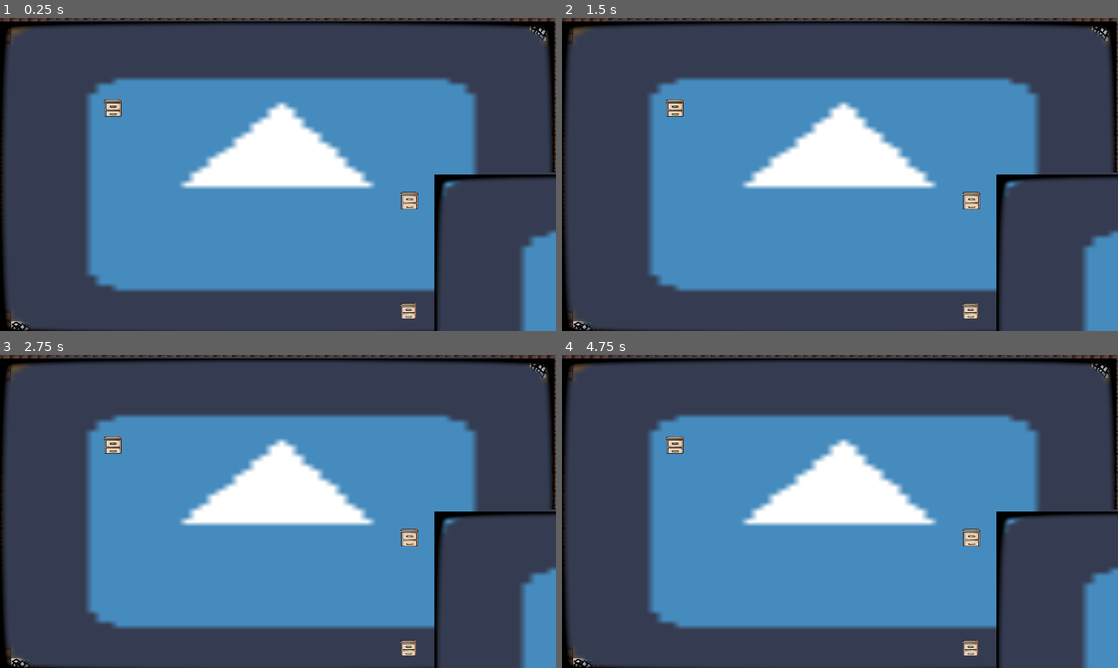
Above: before the commit, frames 1-4 (two rows, left to right).
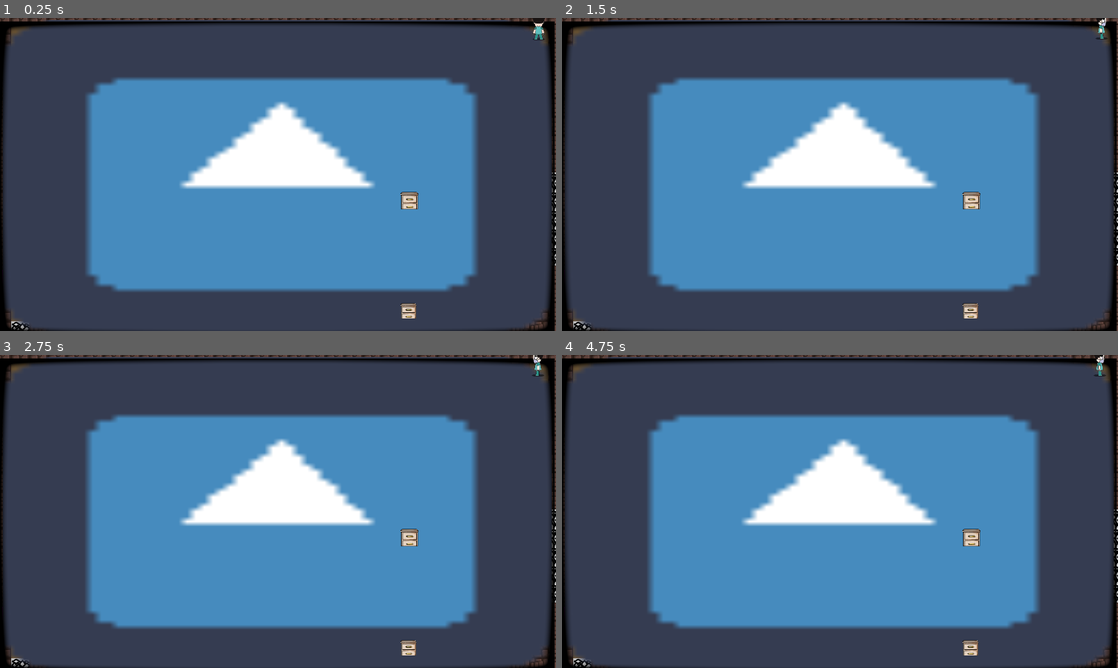
Above: after the commit, the same moments.

Repository: GaEsRaRe/UPCGameJam2018
Game: Godot game, scene res://Scenes/1-7.tscn
Same seed, same stepped clock (60 frames per second), same inputs: the game is played once before the commit and once after it. This scene is started directly instead of the project's main scene. The engine's default icon, where the game draws it, is replaced by a stand-in: a white triangle on a blue panel in a dark square.
Inputs:
- Up to frame 1 (0.25 s): no input
- Up to frame 2 (1.5 s): tap Enter at 0.5 s; hold Right (ui_right) from 0.53 s (still down); tap Up (ui_up) at 0.77 s; tap Space at 1.25 s
- Up to frame 3 (2.75 s): tap Up (ui_up) at 1.52 s; tap Enter at 2 s; release Right (ui_right) at 2.03 s; hold Left (ui_left) from 2.03 s (still down)
- Up to frame 4 (4.75 s): tap Space at 2.75, 4.25 s; release Left (ui_left) at 2.78 s; hold Right (ui_right) 2.78-4.28 s; tap Up (ui_up) at 3.02, 3.77, 4.52 s; tap Enter at 3.5 s; hold Left (ui_left) from 4.28 s (still down)

The runs differ from the first frame. In frame 1, 5.5% of the frame differs, in the area x 18-100%, y 0-100%; in frame 2, 5.5%; in frame 3, 5.5%; in frame 4, 5.5%.

Commit message:
Arreglando sus mierdas

Diff:
--- a/Assets/Player.tscn
+++ b/Assets/Player.tscn
@@ -1,17 +1,17 @@
 [gd_scene load_steps=15 format=2]
 
 [ext_resource path="res://Scripts/player.gd" type="Script" id=1]
-[ext_resource path="res://Sprites/Stand/player_right.png" type="Texture" id=2]
-[ext_resource path="res://Sprites/Stand/player_right_closed.png" type="Texture" id=3]
-[ext_resource path="res://Sprites/Stand/player_left.png" type="Texture" id=4]
-[ext_resource path="res://Sprites/Stand/player_left_closed.png" type="Texture" id=5]
-[ext_resource path="res://Sprites/Stand/player_front.png" type="Texture" id=6]
-[ext_resource path="res://Sprites/Stand/player_down.png" type="Texture" id=7]
-[ext_resource path="res://Sprites/Stand/player_down_closed.png" type="Texture" id=8]
+[ext_resource path="res://Sprites/Stand/player_front.png" type="Texture" id=2]
+[ext_resource path="res://Sprites/Stand/player_right.png" type="Texture" id=3]
+[ext_resource path="res://Sprites/Stand/player_right_closed.png" type="Texture" id=4]
+[ext_resource path="res://Sprites/Stand/player_down.png" type="Texture" id=5]
+[ext_resource path="res://Sprites/Stand/player_down_closed.png" type="Texture" id=6]
+[ext_resource path="res://Sprites/Stand/player_left.png" type="Texture" id=7]
+[ext_resource path="res://Sprites/Stand/player_left_closed.png" type="Texture" id=8]
 [ext_resource path="res://Sprites/Run/running_down.png" type="Texture" id=9]
-[ext_resource path="res://Sprites/Run/running_up.png" type="Texture" id=10]
-[ext_resource path="res://Sprites/Run/running_right.png" type="Texture" id=11]
-[ext_resource path="res://Sprites/Run/running_left.png" type="Texture" id=12]
+[ext_resource path="res://Sprites/Run/running_left.png" type="Texture" id=10]
+[ext_resource path="res://Sprites/Run/running_up.png" type="Texture" id=11]
+[ext_resource path="res://Sprites/Run/running_right.png" type="Texture" id=12]
 
 [sub_resource type="RectangleShape2D" id=1]
 
@@ -21,24 +21,24 @@
 [sub_resource type="SpriteFrames" id=2]
 
 animations = [ {
-"frames": [ ExtResource( 2 ), ExtResource( 2 ), ExtResource( 2 ), ExtResource( 2 ), ExtResource( 2 ), ExtResource( 3 ), ExtResource( 2 ), ExtResource( 2 ), ExtResource( 2 ), ExtResource( 2 ), ExtResource( 2 ), ExtResource( 3 ) ],
+"frames": [ ExtResource( 2 ) ],
+"loop": true,
+"name": "UP",
+"speed": 5.0
+}, {
+"frames": [ ExtResource( 3 ), ExtResource( 3 ), ExtResource( 3 ), ExtResource( 3 ), ExtResource( 3 ), ExtResource( 4 ), ExtResource( 3 ), ExtResource( 3 ), ExtResource( 3 ), ExtResource( 3 ), ExtResource( 3 ), ExtResource( 4 ) ],
 "loop": true,
 "name": "RIGHT",
 "speed": 2.0
 }, {
-"frames": [ ExtResource( 4 ), ExtResource( 4 ), ExtResource( 4 ), ExtResource( 4 ), ExtResource( 4 ), ExtResource( 5 ), ExtResource( 4 ), ExtResource( 4 ), ExtResource( 4 ), ExtResource( 4 ), ExtResource( 4 ), ExtResource( 5 ) ],
+"frames": [ ExtResource( 5 ), ExtResource( 5 ), ExtResource( 5 ), ExtResource( 5 ), ExtResource( 5 ), ExtResource( 6 ), ExtResource( 5 ), ExtResource( 5 ), ExtResource( 5 ), ExtResource( 5 ), ExtResource( 5 ), ExtResource( 6 ) ],
 "loop": true,
-"name": "LEFT",
+"name": "DOWN",
 "speed": 2.0
-}, {
-"frames": [ ExtResource( 6 ) ],
-"loop": true,
-"name": "UP",
-"speed": 5.0
 }, {
 "frames": [ ExtResource( 7 ), ExtResource( 7 ), ExtResource( 7 ), ExtResource( 7 ), ExtResource( 7 ), ExtResource( 8 ), ExtResource( 7 ), ExtResource( 7 ), ExtResource( 7 ), ExtResource( 7 ), ExtResource( 7 ), ExtResource( 8 ) ],
 "loop": true,
-"name": "DOWN",
+"name": "LEFT",
 "speed": 2.0
 }, {
 "frames": [ ExtResource( 9 ) ],
@@ -48,22 +48,22 @@
 }, {
 "frames": [ ExtResource( 10 ) ],
 "loop": true,
-"name": "RUN_UP",
+"name": "RUN_LEFT",
 "speed": 5.0
 }, {
 "frames": [ ExtResource( 11 ) ],
 "loop": true,
-"name": "RUN_RIGHT",
+"name": "RUN_UP",
 "speed": 5.0
 }, {
 "frames": [ ExtResource( 12 ) ],
 "loop": true,
-"name": "RUN_LEFT",
+"name": "RUN_RIGHT",
 "speed": 5.0
 } ]
 _sections_unfolded = [ "Resource" ]
 
-[node name="Player" type="KinematicBody2D"]
+[node name="Player" type="KinematicBody2D" index="0"]
 
 z_index = 2
 input_pickable = false
--- a/Scenes/1-7.tscn
+++ b/Scenes/1-7.tscn
@@ -10,26 +10,9 @@
 [ext_resource path="res://Assets/Screen.tscn" type="PackedScene" id=8]
 [ext_resource path="res://Assets/Box.tscn" type="PackedScene" id=9]
 
-[sub_resource type="GDScript" id=1]
-
-script/source = "extends Node2D
-
-# class member variables go here, for example:
-# var a = 2
-# var b = \"textvar\"
-
-func _ready():
-	# Called when the node is added to the scene for the first time.
-	# Initialization here
-	pass
-
-func ta():
-	print(\"ta\")"
-
 [node name="0-0" type="Node2D" index="0"]
 
 position = Vector2( 0, 64 )
-script = SubResource( 1 )
 
 [node name="Reset-ear" parent="." index="0" instance=ExtResource( 1 )]
 
@@ -52,7 +35,7 @@
 collision_mask = 1
 occluder_light_mask = 1
 format = 1
-tile_data = PoolIntArray( -1048554, 2, 0, -983019, 2, 0, -917484, 2, 0, -851949, 2, 0, -786414, 2, 0, -720879, 2, 0, -589848, -1610612734, 0, -589847, -161061 …(11083 unchanged characters)…
+tile_data = PoolIntArray( -589848, -1610612734, 0, -589847, -161061 …(11083 unchanged characters)…
 _sections_unfolded = [ "Z Index" ]
 
 [node name="Camera2D" type="Camera2D" parent="." index="2"]
@@ -80,98 +63,81 @@
 editor_draw_screen = true
 editor_draw_limits = false
 editor_draw_drag_margin = false
-script = ExtResource( 3 )
 _sections_unfolded = [ "Limit", "Transform" ]
 
 [node name="Player" parent="." index="3" groups=[
 "Player",
-] instance=ExtResource( 4 )]
+] instance=ExtResource( 3 )]
 
 position = Vector2( 320, -576 )
 scale = Vector2( 0.9, 0.9 )
 
-[node name="Spike13" parent="." index="4" instance=ExtResource( 5 )]
+[node name="Spike13" parent="." index="4" instance=ExtResource( 4 )]
 
 position = Vector2( 0, -192 )
 
-[node name="DoorWithKey" parent="." index="5" instance=ExtResource( 6 )]
+[node name="DoorWithKey" parent="." index="5" instance=ExtResource( 5 )]
 
 position = Vector2( -1536, 272 )
 scale = Vector2( 1, 1.5 )
 
-[node name="Key" parent="." index="6" instance=ExtResource( 7 )]
+[node name="Key" parent="." index="6" instance=ExtResource( 6 )]
 
 position = Vector2( -1344, -512 )
 
-[node name="Spike14" parent="." index="7" instance=ExtResource( 5 )]
+[node name="Spike14" parent="." index="7" instance=ExtResource( 4 )]
 
 position = Vector2( -64, -192 )
 
-[node name="Spike2" parent="." index="8" instance=ExtResource( 5 )]
+[node name="Spike2" parent="." index="8" instance=ExtResource( 4 )]
 
 position = Vector2( 384, 64 )
 
-[node name="Spike3" parent="." index="9" instance=ExtResource( 5 )]
+[node name="Spike3" parent="." index="9" instance=ExtResource( 4 )]
 
 position = Vector2( 384, 128 )
 
-[node name="Spike" parent="." index="10" instance=ExtResource( 5 )]
+[node name="Spike" parent="." index="10" instance=ExtResource( 4 )]
 
 position = Vector2( 384, 0 )
 
-[node name="Spike4" parent="." index="11" instance=ExtResource( 5 )]
+[node name="Spike4" parent="." index="11" instance=ExtResource( 4 )]
 
 position = Vector2( 384, 192 )
 
-[node name="Spike5" parent="." index="12" instance=ExtResource( 5 )]
+[node name="Spike5" parent="." index="12" instance=ExtResource( 4 )]
 
 position = Vector2( -1408, -448 )
 
-[node name="Spike6" parent="." index="13" instance=ExtResource( 5 )]
+[node name="Spike6" parent="." index="13" instance=ExtResource( 4 )]
 
 position = Vector2( -1408, -384 )
 
-[node name="Spike7" parent="." index="14" instance=ExtResource( 5 )]
+[node name="Spike7" parent="." index="14" instance=ExtResource( 4 )]
 
 position = Vector2( -1408, -320 )
 
-[node name="Spike8" parent="." index="15" instance=ExtResource( 5 )]
+[node name="Spike8" parent="." index="15" instance=ExtResource( 4 )]
 
 position = Vector2( -1408, -256 )
 
-[node name="Spike9" parent="." index="16" instance=ExtResource( 5 )]
+[node name="Spike9" parent="." index="16" instance=ExtResource( 4 )]
 
 position = Vector2( -1408, -192 )
 
-[node name="Boxes" type="Node" parent="." index="17"]
-
-editor/display_folded = true
-
-[node name="Box" parent="Boxes" index="0" instance=ExtResource( 8 )]
-
-position = Vector2( -128, 448 )
-scale = Vector2( 0.9, 0.9 )
-collision/safe_margin = 0.001
-_sections_unfolded = [ "Collision", "Pickable", "Transform", "collision" ]
-
-[node name="Box2" parent="Boxes" index="1" instance=ExtResource( 8 )]
-
-position = Vector2( -128, 64 )
-_sections_unfolded = [ "Collision", "Transform", "collision" ]
-
-[node name="Breakable" parent="." index="18" instance=ExtResource( 9 )]
+[node name="Breakable" parent="." index="17" instance=ExtResource( 7 )]
 
 position = Vector2( -832, -512 )
 
-[node name="Breakable2" parent="." index="19" instance=ExtResource( 9 )]
+[node name="Breakable2" parent="." index="18" instance=ExtResource( 7 )]
 
 position = Vector2( -1344, -448 )
 
-[node name="Breakable3" parent="." index="20" instance=ExtResource( 9 )]
+[node name="Breakable3" parent="." index="19" instance=ExtResource( 7 )]
 
 position = Vector2( 64, 192 )
 
-[node name="Breakable4" parent="." index="21" instance=ExtResource( 9 )]
+[node name="Breakable4" parent="." index="20" instance=ExtResource( 7 )]
 
 position = Vector2( -1152, -320 )
 
--- a/Scripts/player.gd
+++ b/Scripts/player.gd
@@ -6,6 +6,7 @@
 var is_dashing = false
 onready var character_sprite = get_node("AnimatedSprite")
 onready var tween = get_node("Tween")
+onready var camera = get_parent().get_node("Camera2D")
 var on_tween = false
 var old_direction
 var direction = Movement.NONE
@@ -81,6 +82,8 @@
 			move_and_slide(globals.DOWN * speed, Vector2(0,-1))
 			if is_on_floor():
 				character_sprite.play("DOWN")
+				if is_dashing:
+					pass
 				_kill_movement()
 		Movement.LEFT:
 			move_and_slide(globals.LEFT * speed, Vector2(0,-1))
